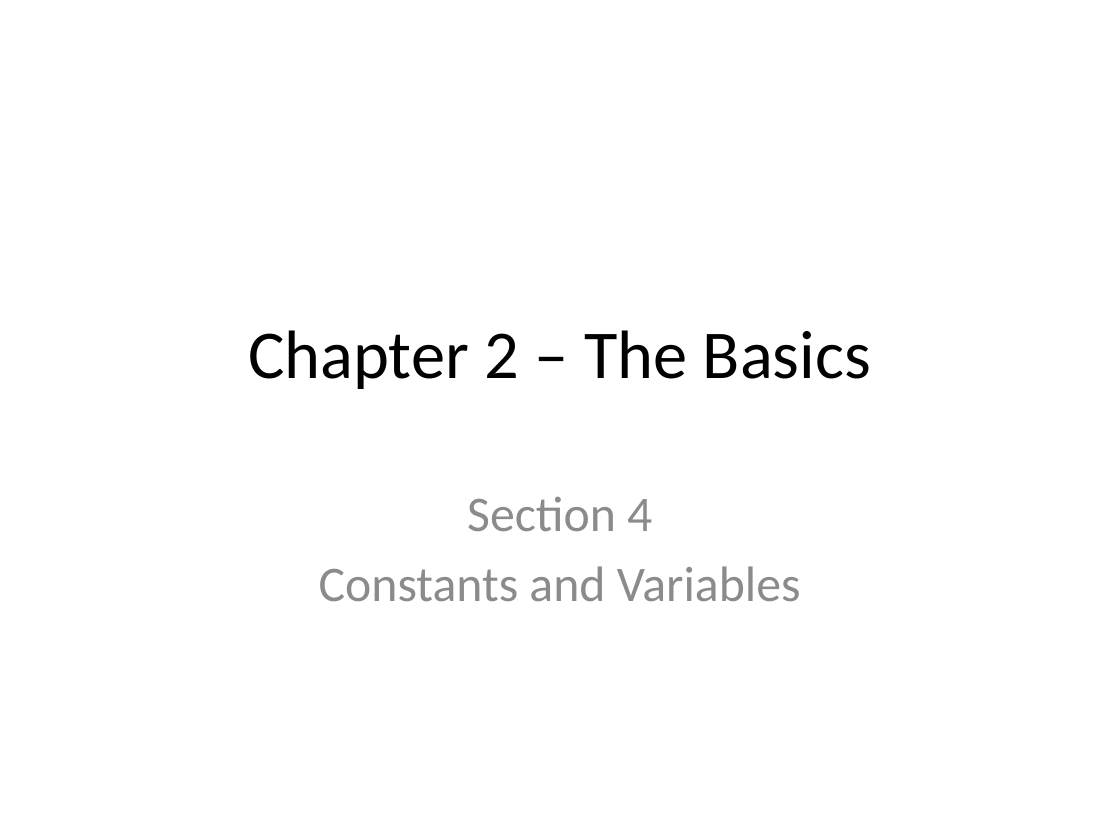
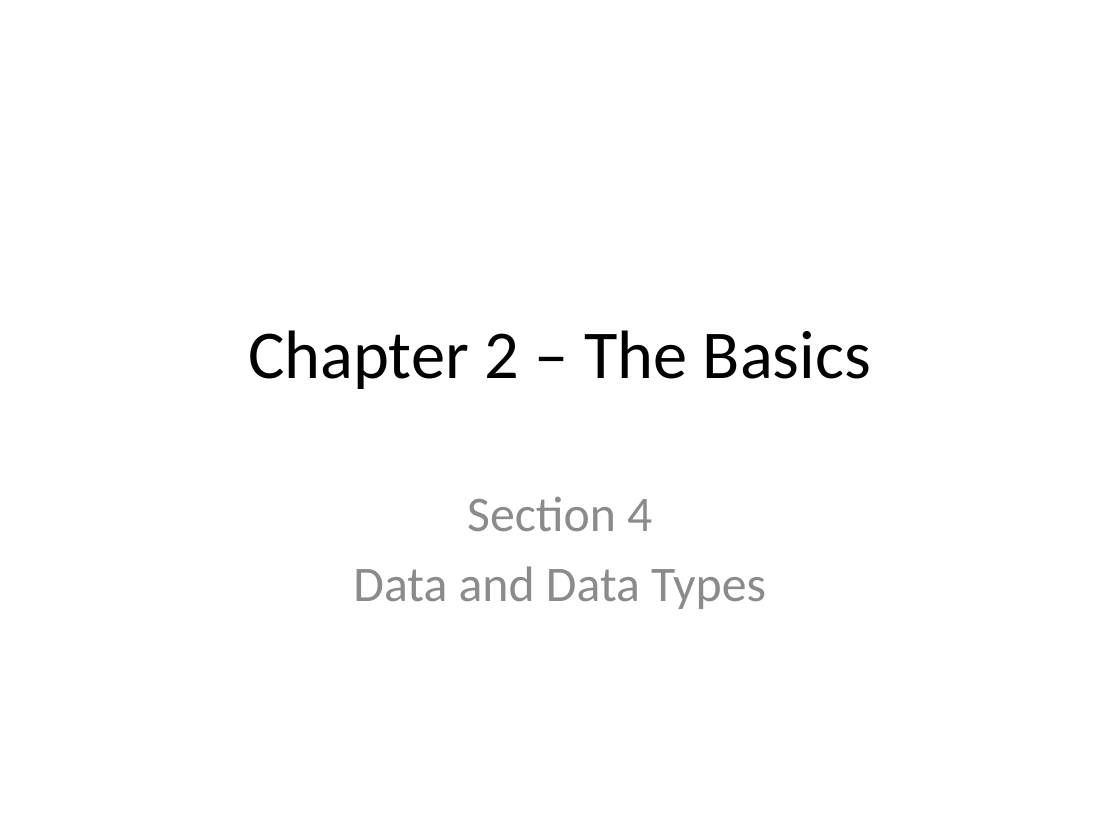
Before and after one commit to xiliax/go-lang-programming, a slide deck: slide 57 of doc/Go-Lang-Programming.pptx. Drawn at 1120x840 pixels with LibreOffice and Linux fonts; fonts in the diff are those of the drawing. Boxes give left, top, right and bottom in pixels: in the first picture for what was removed or moved away, otherwise in the second. Text is boxed around its words. In the diff, an @@ line names an element or a change of style, - is before the commit and + after.

Commit message:
c02s04 - Data and Data Types - Updated docs, slides, and code sample.

```diff
--- a/doc/Go-Lang-Programming.pptx
+++ b/doc/Go-Lang-Programming.pptx
@@ subtitle at (x1=353, y1=566, x2=766, y2=609): text changed @@
-Constants and Variables
+Data and Data Types
```
Also in this commit, not shown: 5 other slides changed, 14 slides added, 20 other files.
